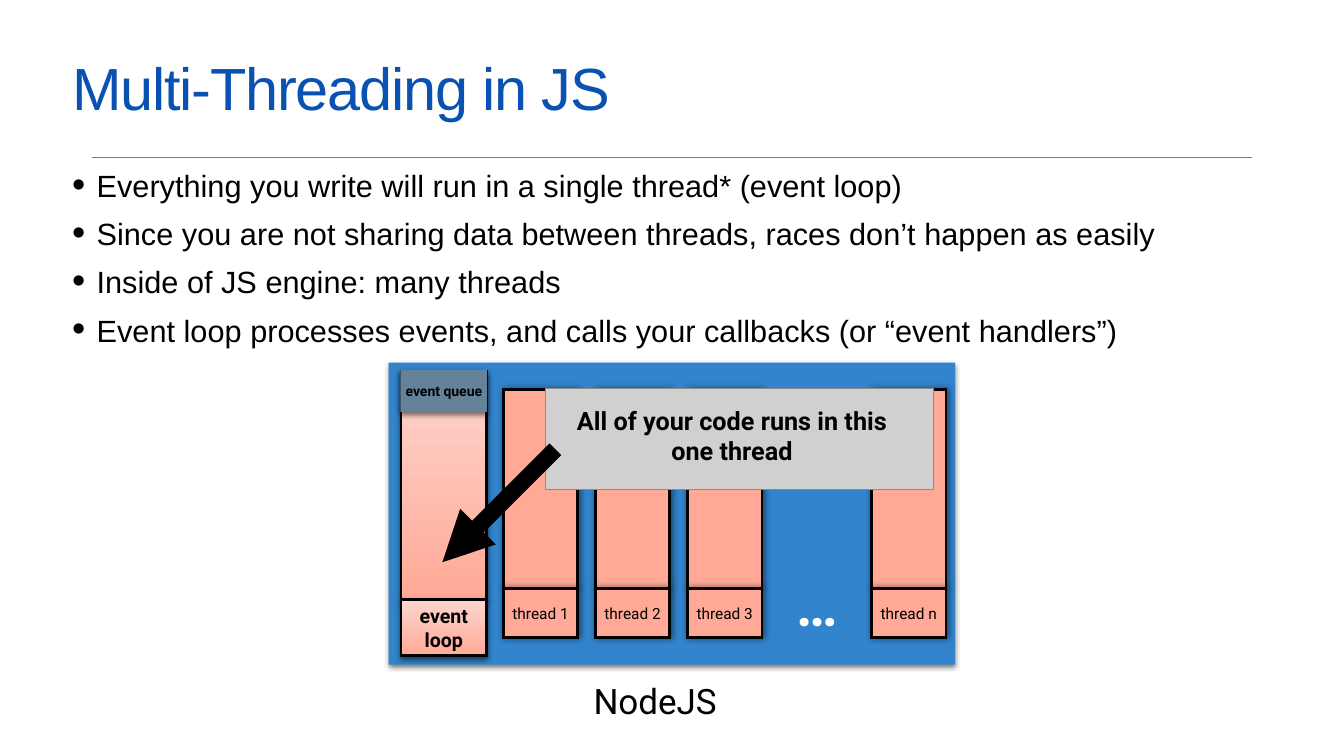
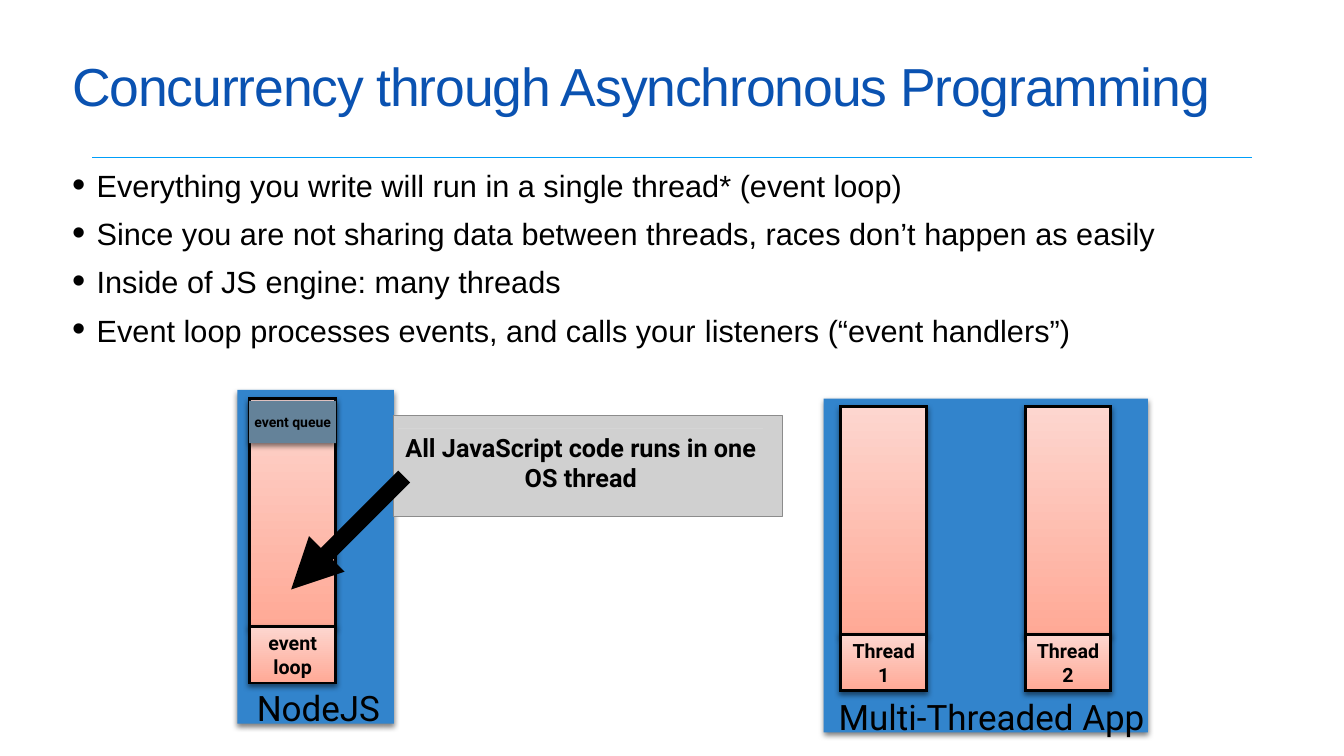
Before and after one commit to neu-se/CS4530-Spring-2022, a slide deck: slide 6 of Slides/Lesson 4.1 Concurrent Programming.pptx (slide 8 before the commit). Drawn at 1344x756 pixels with LibreOffice and Linux fonts; fonts in the diff are those of the drawing; grey boxes stand for pictures. Boxes give left, top, right and bottom in pixels: in the first picture for what was removed or moved away, otherwise in the second. Text is boxed around its words. In the diff, an @@ line names an element or a change of style, - is before the commit and + after.

```diff
--- a/Slides/Lesson 4.1 Concurrent Programming.pptx
+++ b/Slides/Lesson 4.1 Concurrent Programming.pptx
@@ title at <box>72,67,1210,116</box>: text changed; size 42.5 to 38.2 pt @@
-Multi-Threading in JS
+Concurrency through Asynchronous Programming
@@ text at <box>97,319,1070,347</box>: text changed @@
-• Event loop processes events, and calls your callbacks (or “event handlers”)
+• Event loop processes events, and calls your listeners (“event handlers”)
@@ rectangle added at <box>238,390,394,724</box>, fill #3284CC @@
@@ rectangle "event queue": place and size @@
-rectangle "event queue" at <box>400,370,487,412</box>
+rectangle "event queue" at <box>249,401,336,444</box>
@@ rectangle removed at <box>406,390,481,589</box> @@
@@ rectangle: place and size @@
-rectangle at <box>389,363,956,665</box>
+rectangle at <box>824,398,1148,732</box>
@@ fill #FFA996 to gradient #FDD6CF to #FFA996; shadow changed in 3 elements at <box>841,635,927,692</box>, <box>1025,635,1111,692</box>, <box>841,406,927,634</box> @@
@@ rectangle: place and size @@
-rectangle at <box>872,390,947,589</box>
+rectangle at <box>841,406,927,634</box>
@@ rectangle added at <box>1025,406,1111,634</box>, fill gradient #FDD6CF to #FFA996, outline #000000 2 pt @@
@@ text in freeform shape at <box>405,438,756,488</box>: text changed @@
-All of your code runs in this one thread
+All JavaScript code runs in one OS thread
@@ 2 rectangles, 1 picture, 1 freeform shape, 1 arrow: place and size @@
-2 rectangles, 1 picture, 1 freeform shape, 1 arrow at <box>401,371,934,656</box>
+2 rectangles, 1 picture, 1 freeform shape, 1 arrow at <box>250,398,782,684</box>
@@ group removed at <box>503,390,947,641</box>: 5 rectangles, 1 text @@
-thread 3
-thread n
-…
@@ rectangle removed at <box>406,589,481,638</box> @@
-event looper
@@ rectangle "Thread 1": place and size @@
-rectangle "Thread 1" at <box>503,589,578,638</box>
+rectangle "Thread 1" at <box>841,635,927,692</box>
@@ text in rectangle at <box>853,643,915,682</box>: text changed; size 11 to 14 pt; bold on @@
-thread 1
+Thread 1
@@ rectangle "Thread 2": place and size @@
-rectangle "Thread 2" at <box>596,589,670,638</box>
+rectangle "Thread 2" at <box>1025,635,1111,692</box>
@@ text in rectangle at <box>1037,643,1099,682</box>: text changed; size 11 to 14 pt; bold on @@
-thread 2
+Thread 2
@@ text "NodeJS" rewrapped from <box>594,687,717,715</box> to <box>257,694,380,730</box> @@
@@ text added at <box>839,703,1144,739</box>, 25 pt, text #000000 @@
+Multi-Threaded App
```
Also in this commit, not shown: 15 other slides changed, 5 slides removed, 1 other file.
